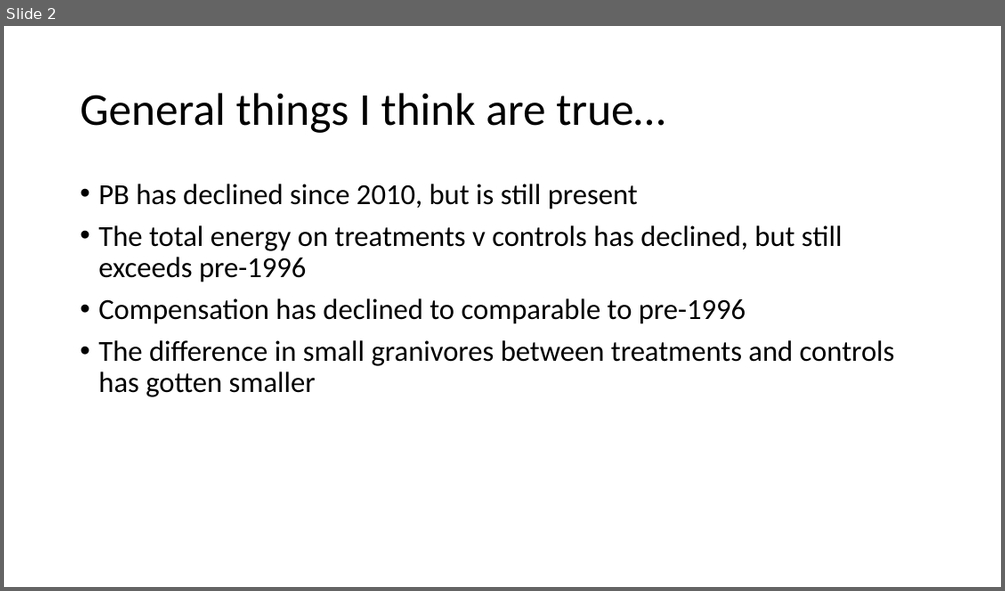
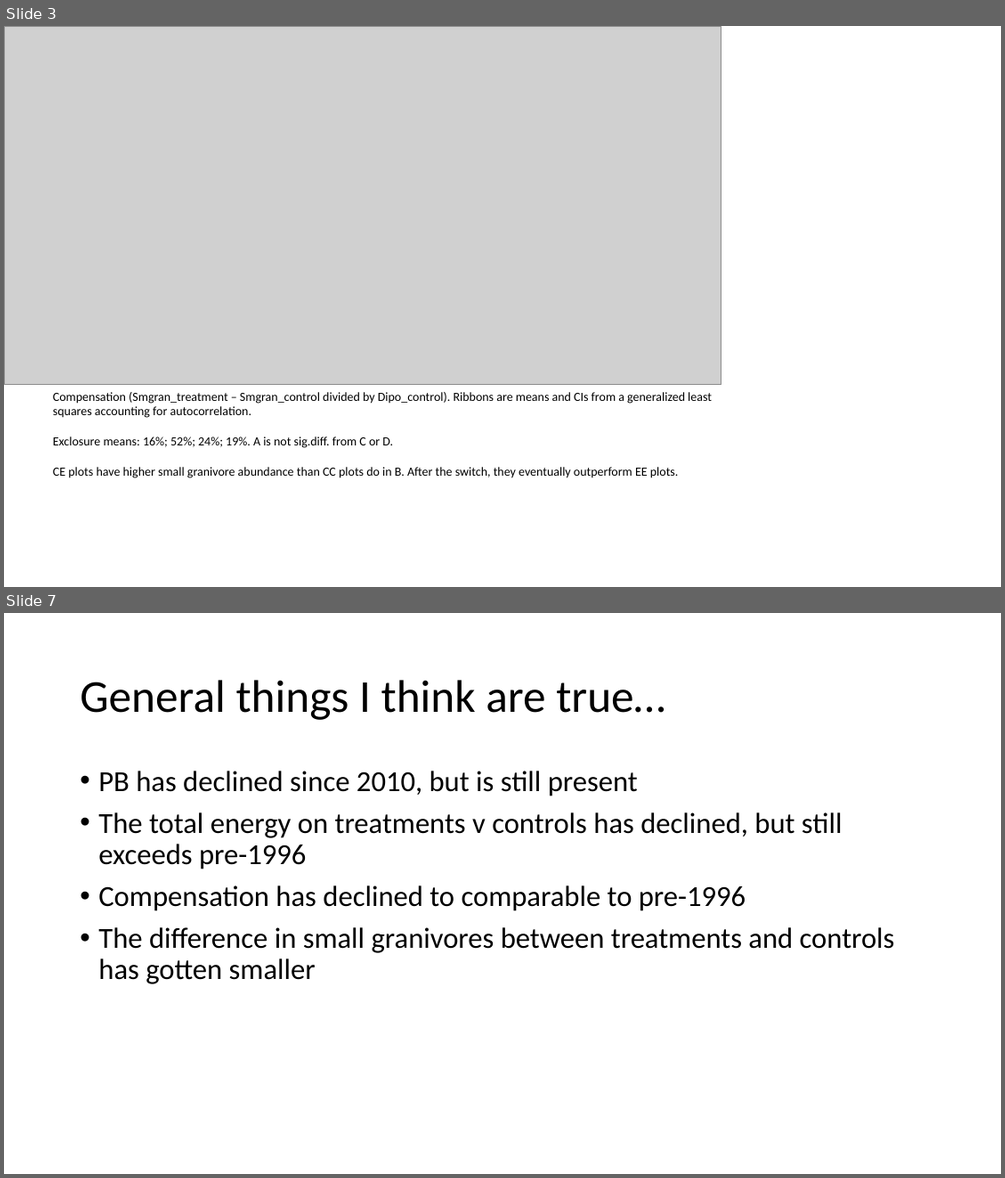
Before and after one commit to diazrenata/squareone, a slide deck: reports/constellatin.pptx. Shown one above the other, each under a label of ours: slide 2 before the commit, slides 3 and 7 after it; the slides between them are not shown. The pictures are 1005x591 and 1005x1178 pixels, drawn with LibreOffice and Linux fonts; fonts in the diff are those of the drawing; grey boxes stand for pictures. Boxes give left, top, right and bottom in pixels: in the first picture for what was removed or moved away, otherwise in the second. Text is boxed around its words. In the diff, an @@ line names an element or a change of style, - is before the commit and + after.

```diff
--- a/reports/constellatin.pptx
+++ b/reports/constellatin.pptx
@@ slide 3 added at (4, 26, 1001, 587), background #FFFFFF @@
@@ picture added at (4, 26, 721, 385) @@
@@ text added at (53, 392, 712, 478), 12 pt, text #000000 @@
+Compensation (Smgran_treatment – Smgran_control divided by Dipo_control). Ribbons are means and CIs from a generalized least squares accounting for autocorrelation.
+Exclosure means: 16%; 52%; 24%; 19%. A is not sig.diff. from C or D.
+CE plots have higher small granivore abundance than CC plots do in B. After the switch, they eventually outperform EE plots.
@@ what was slide 2 is now slide 7 @@
```
Also in this commit, not shown: 1 slide changed, 2 other slides added, 30 other files.
